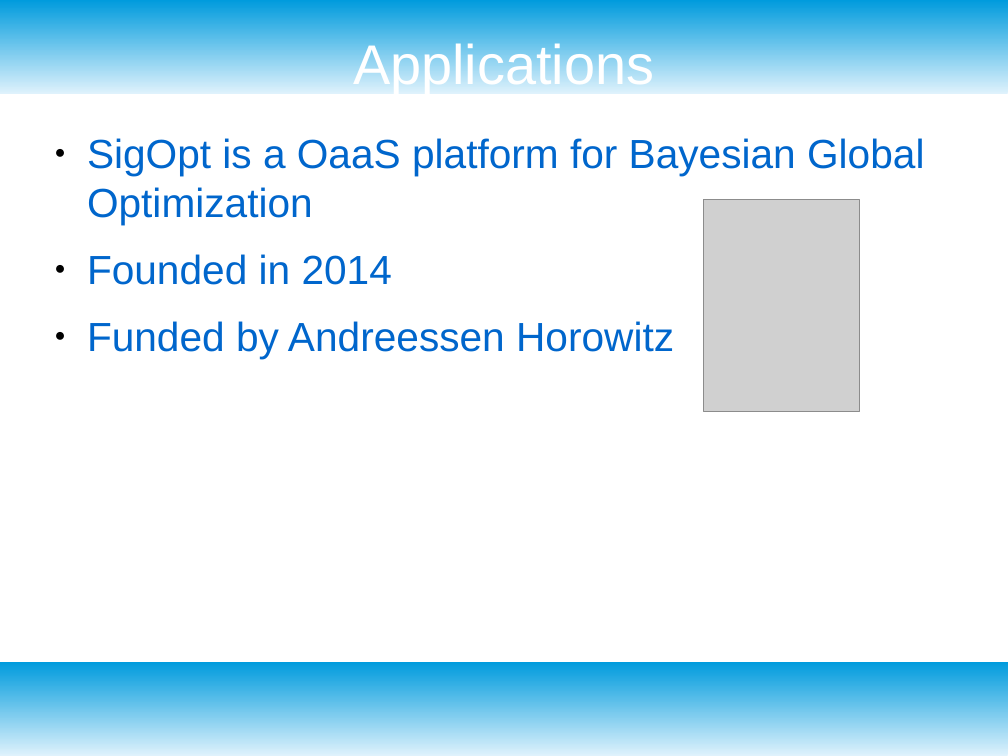
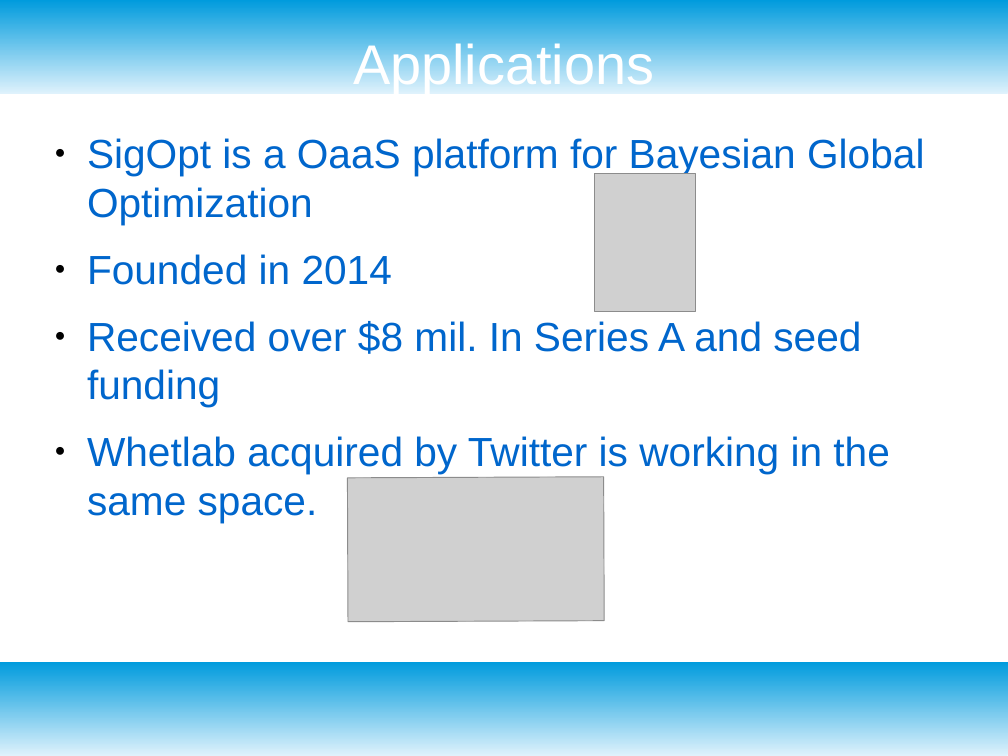
Before and after one commit to dataronio/ThinkfulCapstone, a slide deck: slide 21 of CapstoneDeck.odp (slide 23 before the commit). Drawn at 1008x756 pixels with LibreOffice and Linux fonts; fonts in the diff are those of the drawing; grey boxes stand for pictures. Boxes give left, top, right and bottom in pixels: in the first picture for what was removed or moved away, otherwise in the second. Text is boxed around its words. In the diff, an @@ line names an element or a change of style, - is before the commit and + after.

```diff
--- a/CapstoneDeck.odp
+++ b/CapstoneDeck.odp
@@ picture: place and size @@
-picture at <box>703,199,860,412</box>
+picture at <box>595,174,696,311</box>
@@ text at <box>87,321,889,523</box>: text changed @@
-● Funded by Andreessen Horowitz
+● Received over $8 mil. In Series A and seed funding
+● Whetlab acquired by Twitter is working in the same space.
@@ picture added at <box>347,477,604,622</box> @@
```
Also in this commit, not shown: 6 slides added, 3 slides removed, 1 other file.
